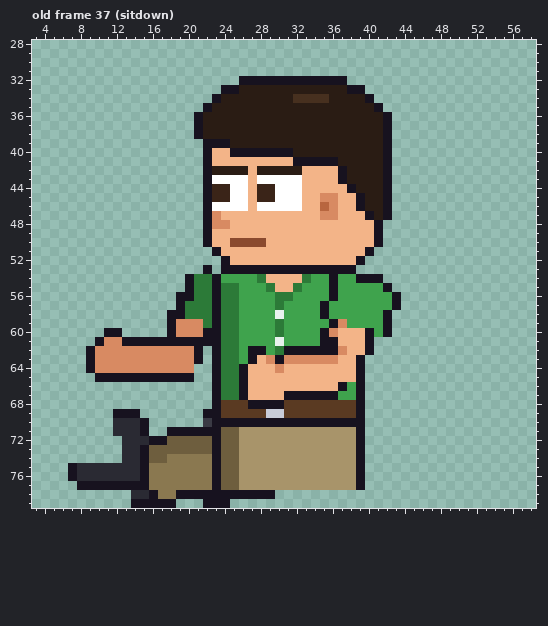
A pixel-art file gets an edit: sprites/expo/expo_vendg_left_anim.aseprite. This is how it looked before the edit.
64x80 pixels, 85 frames. Colours within 5 levels of each other are drawn and written as one. Shown: old frame 37 (sitdown): x 3..58, y 28..79. The commit also changed other frames, which this record leaves out.
The same view after the edit:
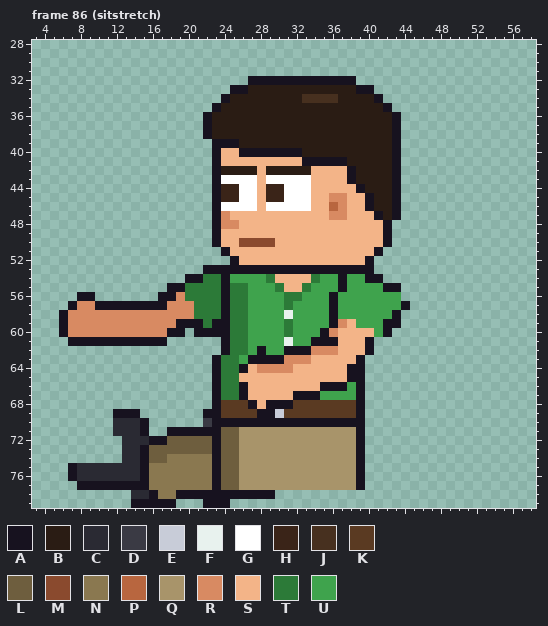
Palette (. is transparent): A #17121f  B #2a1c14  C #2a2a33  D #3a3a44  E #c8ccd8  F #e8f2ee  G #ffffff  H #3a2418  J #47301f  K #5a3a22  L #6e5e3e  M #8a4a2e  N #8a7850  P #b8663f  Q #a8946a  R #d88a62  S #f3b488  T #2c7a38  U #3fa34d
A new or re-ordered frame is compared with the old frame closest to it.
Difference:
frames 85 -> 123
Changed rows in their new state; - is an unchanged pixel.
Frame 86 (sitstretch) is new; against old frame 37 (sitdown):
first column x 6:
32 --------------------.-----------A------
33 ------------------.-A-----------B-A----
34 -----------------.A-------B---J---BA---
35 ----------------.A-----------------BA--
36 ---------------.A-------------------BA-
37 ---------------.A-------------------BA-
38 ---------------.A-------------------BA-
39 ----------------.--A----------------BA-
40 ----------------.A-S------A---------BA-
41 ----------------.A--------S----A----BA-
42 ----------------.A---BS----B---SA---BA-
43 ----------------.A---GS----G---SA---BA-
44 ----------------.A-H-GS-H--G----SA--BA-
45 ----------------.A-H-GS-H--G-S-R-SA-BA-
46 ----------------.A---GS----G-SPR-SA-BA-
47 ----------------.AR----------S-R--SABA-
48 ----------------.A-R---------------SA--
49 ----------------.A-----------------SA--
50 ----------------.A-S---M-----------SA--
51 -----------------.A---------------SA---
52 ------------------.A-------------SA----
53 -----------------A---------------AA----
54 ---------------A-TA---UT---ST-UA-U-----
55 ------------AAT--TA-T--UT-ST--UA-----A-
56 --AA-------AART--TA-T---U-T----------U-
57 -ARRAAAAAAAARRR--TA-T---UT---UA------UA
58 ARRRRRRRRRRRRRR--TA-T---UF---UA-----UA-
59 ARRRRRRRRRRRRAAA--A-T---UT------S----A-
60 ARRRRRRRRRRR-A.A--A-T---UT--------S----
61 -AAA-AA-----......A-T---UF--A----------
62 ---.............-.A-TU--U---RRRS-------
63 ---.............------AA----SSS--------
64 ---............-------RR-R------A------
65 ----...........-----S-----------A------
66 -----------------------------AA--------
67 -------------------------S---UU--------
68 ----------------------S--A-------------
69 ----------------------AA---------------
Where, in picture pixels (left, top, right, bottom), the same in both pictures:
changed: (59, 76, 410, 418)
